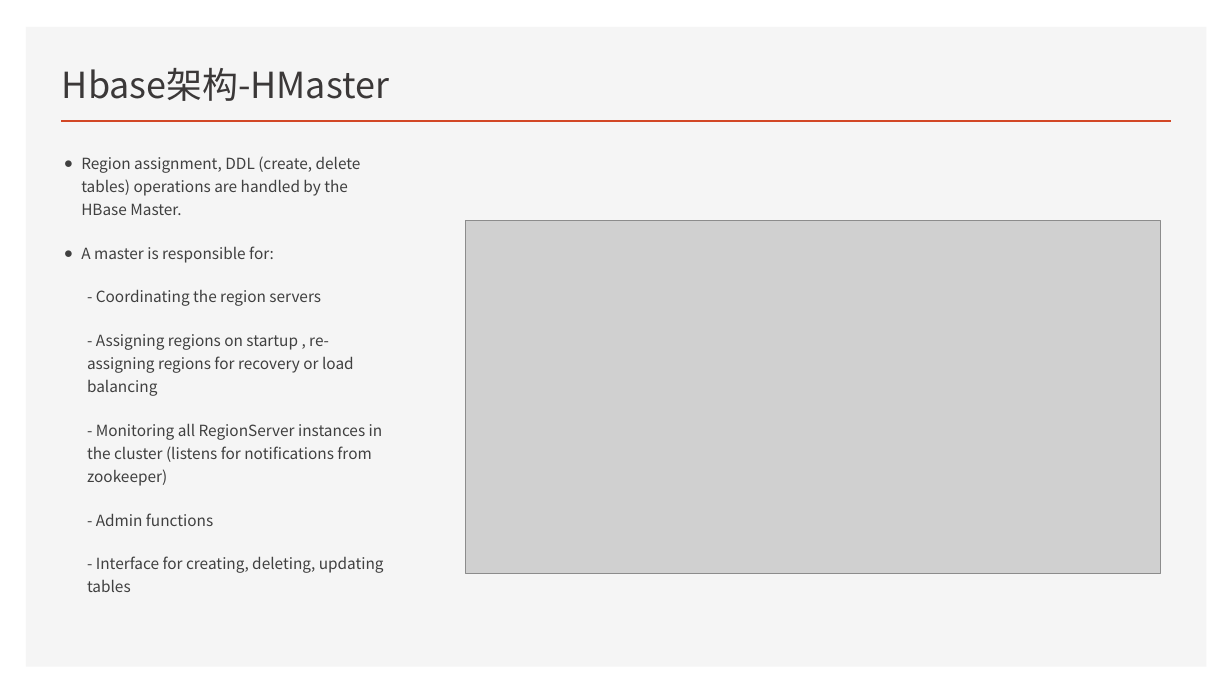
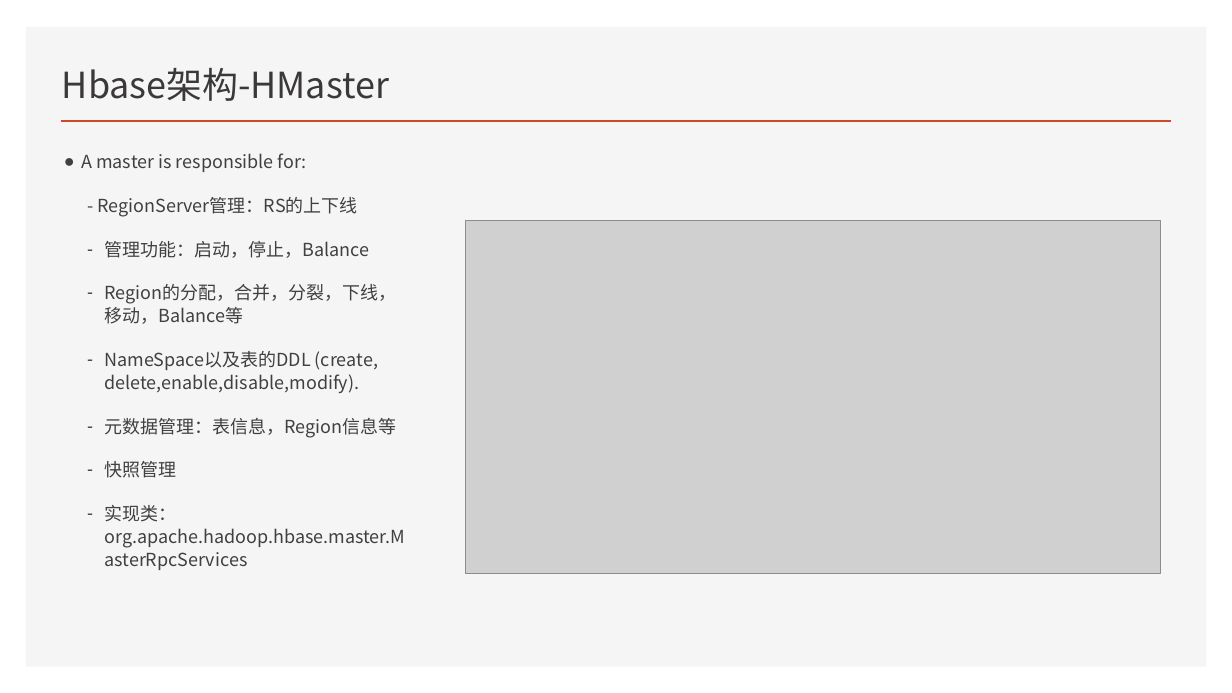
Before and after one commit to Zhangwusheng/Zhangwusheng.github.io, a slide deck: slide 12 of _posts/Hbase基本原理副本.pptx. Drawn at 1232x693 pixels with LibreOffice and Linux fonts; fonts in the diff are those of the drawing; grey boxes stand for pictures. Boxes give left, top, right and bottom in pixels: in the first picture for what was removed or moved away, otherwise in the second. Text is boxed around its words. In the diff, an @@ line names an element or a change of style, - is before the commit and + after.

```diff
--- a/_posts/Hbase基本原理副本.pptx
+++ b/_posts/Hbase基本原理副本.pptx
@@ text at bbox=[81, 156, 361, 215]: paragraph removed @@
-● Region assignment, DDL (create, delete tables) operations are handled by the HBase Master.
@@ text at bbox=[81, 153, 307, 172]: size 12 to 14 pt in "A master is responsible for:" @@
@@ text at bbox=[97, 197, 405, 548]: text changed; size 12 to 14 pt @@
-  - Coordinating the region servers
-  - Assigning regions on startup , re-assigning regions for recovery or load balancing
-  - Monitoring all RegionServer instances in the cluster (listens for notifications from zookeeper)
-  - Admin functions
-  - Interface for creating, deleting, updating tables
+  - RegionServer管理：RS的上下线
+  – 管理功能：启动，停止，Balance
+  – Region的分配，合并，分裂，下线，移动，Balance等
+  – NameSpace以及表的DDL (create, delete,enable,disable,modify).
+  – 元数据管理：表信息，Region信息等
+  – 快照管理
+  – 实现类：org.apache.hadoop.hbase.master.MasterRpcServices
```
Also in this commit, not shown: 4 other slides changed, 4 other files.
